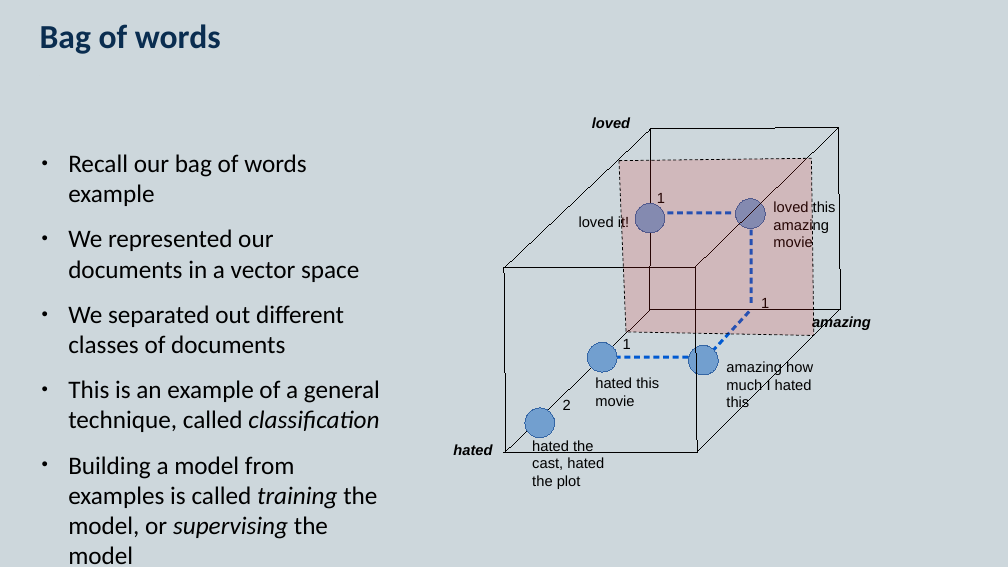
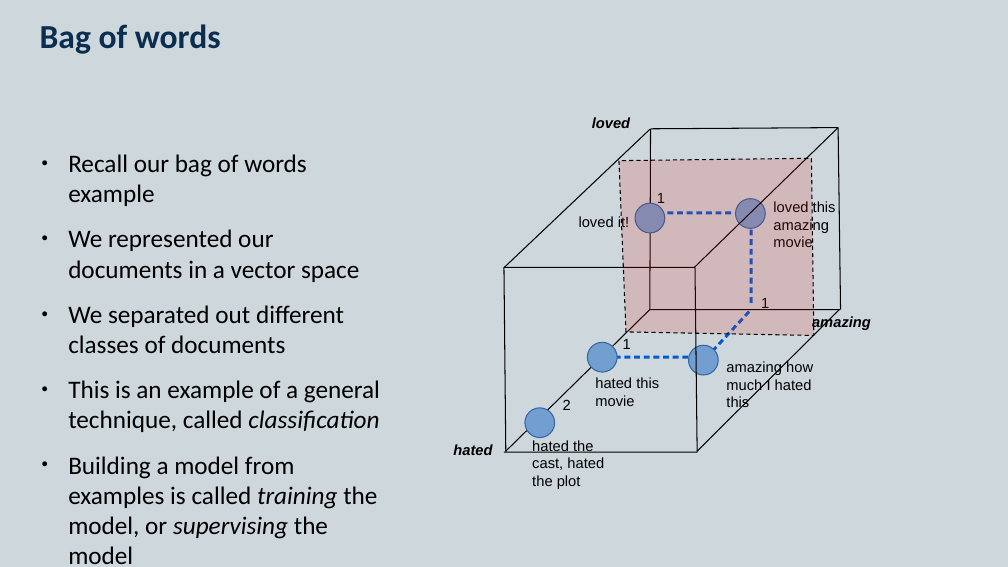
Before and after one commit to KCL-Health-NLP/nlp-half-day-workshop, a slide deck: slide 2 of presentations/classification.pptx. Drawn at 1008x567 pixels with LibreOffice and Linux fonts; fonts in the diff are those of the drawing. Boxes give left, top, right and bottom in pixels: in the first picture for what was removed or moved away, otherwise in the second. Text is boxed around its words. In the diff, an @@ line names an element or a change of style, - is before the commit and + after.

```diff
--- a/presentations/classification.pptx
+++ b/presentations/classification.pptx
@@ line (650, 129) - (504, 268): stroke #000000 0 pt to #000000 1 pt @@
@@ line (650, 309) - (651, 129): stroke #000000 0 pt to #000000 1 pt @@
@@ line (651, 129) - (839, 128): stroke #000000 0 pt to #000000 1 pt @@
@@ line (839, 128) - (694, 268): stroke #000000 0 pt to #000000 1 pt @@
@@ line (841, 309) - (839, 128): stroke #000000 0 pt to #000000 1 pt @@
@@ freeform shape at (x1=619, y1=158, x2=814, y2=335): outline #000000 0.75 pt dashed to #000000 1 pt dashed @@
@@ outline #3465A4 0 pt to #3465A4 1 pt in 4 elements at (x1=525, y1=408, x2=554, y2=437), (x1=689, y1=346, x2=718, y2=375), (x1=588, y1=343, x2=617, y2=372), (x1=736, y1=199, x2=765, y2=228) @@
@@ line (504, 268) - (695, 268): stroke #000000 0 pt to #000000 1 pt @@
@@ line (506, 452) - (504, 268): stroke #000000 0 pt to #000000 1 pt @@
@@ line (697, 452) - (695, 268): stroke #000000 0 pt to #000000 1 pt @@
@@ line (650, 309) - (506, 451): stroke #000000 0 pt to #000000 1 pt @@
@@ line (650, 309) - (841, 309): stroke #000000 0 pt to #000000 1 pt @@
@@ line (840, 309) - (697, 451): stroke #000000 0 pt to #000000 1 pt @@
@@ line (504, 452) - (698, 452): stroke #000000 0 pt to #000000 1 pt @@
```
Also in this commit, not shown: 3 other files.
